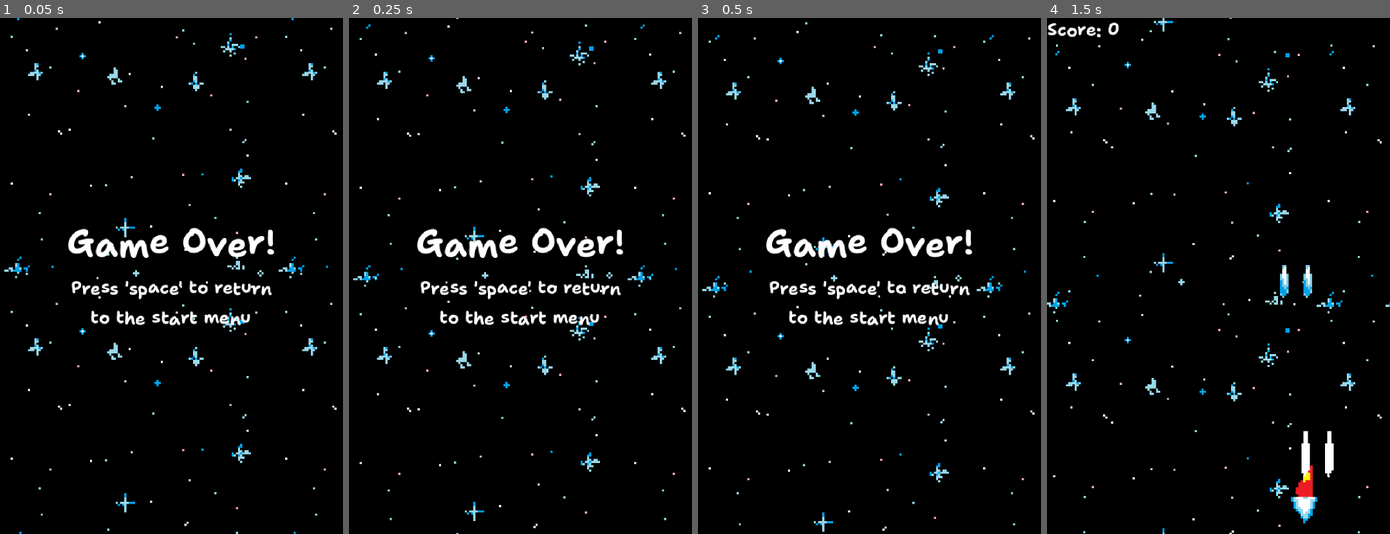
Above: before the commit, frames 1-4 (left to right).
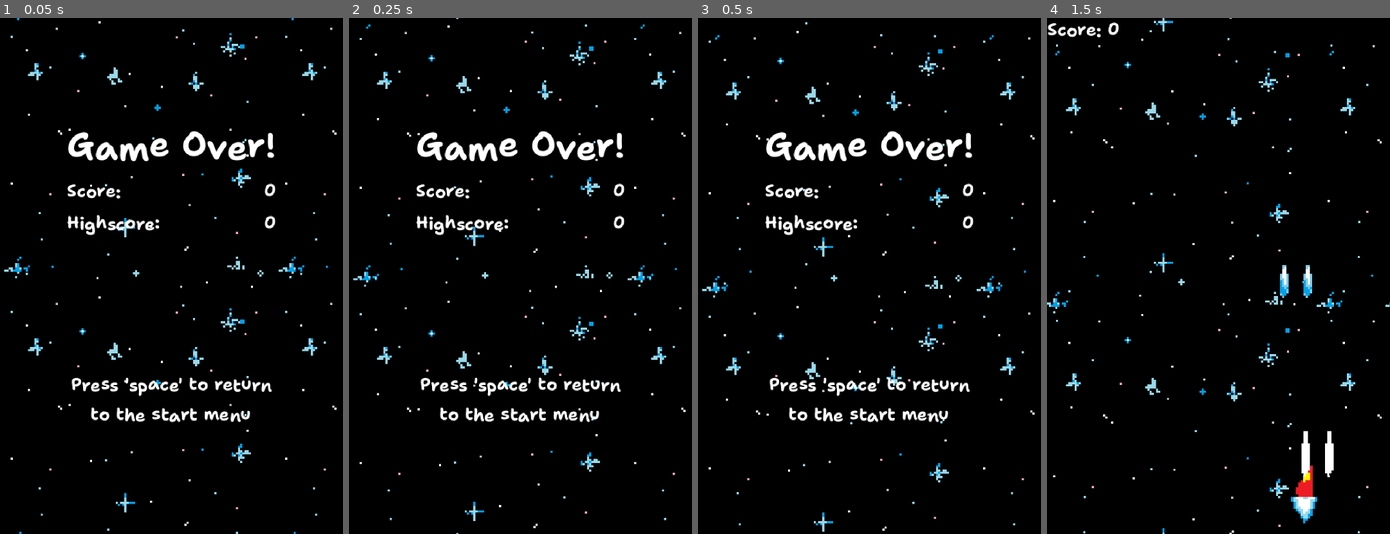
Above: after the commit, the same moments.

Repository: strigoaraneo/galaxy-defiance
Game: Godot game, scene res://menus/game_over.tscn
The game is run twice, just before and just after one commit, with the same random seed, the same clock (stepped at 60 frames per second) and the same inputs. This scene is started directly instead of the project's main scene.
Inputs:
- Up to frame 1 (0.05 s): no input
- Up to frame 2 (0.25 s): no input
- Up to frame 3 (0.5 s): no input
- Up to frame 4 (1.5 s): tap Space at 0.5 s; hold Right (ui_right) 0.53-1.28 s; tap Enter (ui_accept) at 0.6, 0.77, 1.07, 1.35 s; hold Left (ui_left) from 1.28 s (still down)

The runs differ from the first frame. In frame 1, 6.0% of the frame differs, in the area x 19-81%, y 21-79%; in frame 2, 6.0%; in frame 3, 6.0%; in frame 4, nothing differs.

Commit message:
Add score and highscore to gameover screen
Finished part 13 of the series.

Diff:
--- a/menus/game_over.gd
+++ b/menus/game_over.gd
@@ -1,5 +1,17 @@
 extends Control
+
+@export var game_stats: GameStats
+
+@onready var score_value: Label = %ScoreValue
+@onready var highscore_value: Label = %HighscoreValue
+
+func _ready() -> void:
+    if game_stats.score > game_stats.highscore:
+        game_stats.highscore =  game_stats.score
+    score_value.text = str(game_stats.score)
+    highscore_value.text = str(game_stats.highscore)
 
 func _process(delta: float) -> void:
     if Input.is_action_just_pressed("ui_accept"):
+        game_stats.score = 0
         get_tree().change_scene_to_file("res://menus/menu.tscn")
--- a/menus/game_over.tscn
+++ b/menus/game_over.tscn
@@ -1,7 +1,8 @@
-[gd_scene load_steps=5 format=3 uid="uid://ybneemylmny7"]
+[gd_scene load_steps=6 format=3 uid="uid://ybneemylmny7"]
 
 [ext_resource type="Script" uid="uid://de2id3k7xddkn" path="res://menus/game_over.gd" id="1_hl86a"]
 [ext_resource type="PackedScene" uid="uid://c2aqpppb7lb4k" path="res://effects/space_background.tscn" id="2_a6cs8"]
+[ext_resource type="Resource" uid="uid://ccdrmbbv0jqyw" path="res://game_stats.tres" id="2_kwtkc"]
 [ext_resource type="LabelSettings" uid="uid://dvqsnd4cj1j2f" path="res://fonts/title_label_settings.tres" id="3_kwtkc"]
 [ext_resource type="LabelSettings" uid="uid://b3rqcfgt4rycw" path="res://fonts/default_label_settings.tres" id="4_mgyup"]
 
@@ -13,6 +14,7 @@
 grow_horizontal = 2
 grow_vertical = 2
 script = ExtResource("1_hl86a")
+game_stats = ExtResource("2_kwtkc")
 
 [node name="SpaceBackground" parent="." instance=ExtResource("2_a6cs8")]
 
@@ -25,6 +27,7 @@
 grow_vertical = 2
 
 [node name="VBoxContainer" type="VBoxContainer" parent="CenterContainer"]
+custom_minimum_size = Vector2(0, 140)
 layout_mode = 2
 
 [node name="GameOverLabel" type="Label" parent="CenterContainer/VBoxContainer"]
@@ -33,9 +36,42 @@
 label_settings = ExtResource("3_kwtkc")
 horizontal_alignment = 1
 
+[node name="ScoreHBoxContainer" type="HBoxContainer" parent="CenterContainer/VBoxContainer"]
+layout_mode = 2
+
+[node name="ScoreLabel" type="Label" parent="CenterContainer/VBoxContainer/ScoreHBoxContainer"]
+layout_mode = 2
+size_flags_horizontal = 3
+text = "Score:"
+label_settings = ExtResource("4_mgyup")
+
+[node name="ScoreValue" type="Label" parent="CenterContainer/VBoxContainer/ScoreHBoxContainer"]
+unique_name_in_owner = true
+layout_mode = 2
+text = "32"
+label_settings = ExtResource("4_mgyup")
+
+[node name="HighscoreHBoxContainer" type="HBoxContainer" parent="CenterContainer/VBoxContainer"]
+layout_mode = 2
+
+[node name="HighscoreLabel" type="Label" parent="CenterContainer/VBoxContainer/HighscoreHBoxContainer"]
+layout_mode = 2
+size_flags_horizontal = 3
+text = "Highscore:"
+label_settings = ExtResource("4_mgyup")
+
+[node name="HighscoreValue" type="Label" parent="CenterContainer/VBoxContainer/HighscoreHBoxContainer"]
+unique_name_in_owner = true
+layout_mode = 2
+text = "3245"
+label_settings = ExtResource("4_mgyup")
+
 [node name="MenuLabel" type="Label" parent="CenterContainer/VBoxContainer"]
 layout_mode = 2
+size_flags_vertical = 3
 text = "Press 'space' to return
 to the start menu"
 label_settings = ExtResource("4_mgyup")
 horizontal_alignment = 1
+vertical_alignment = 2
+autowrap_mode = 3
--- a/project.godot
+++ b/project.godot
@@ -15,6 +15,10 @@
 config/features=PackedStringArray("4.4", "Forward Plus")
 config/icon="res://icon.svg"
 
+[autoload]
+
+ResourceStash="*res://resource_stash.gd"
+
 [display]
 
 window/size/viewport_width=160
--- /dev/null
+++ b/resource_stash.gd
@@ -0,0 +1,3 @@
+extends Node
+
+var game_stats: GameStats = load("res://game_stats.tres")
Not shown, added: resource_stash.gd.uid
